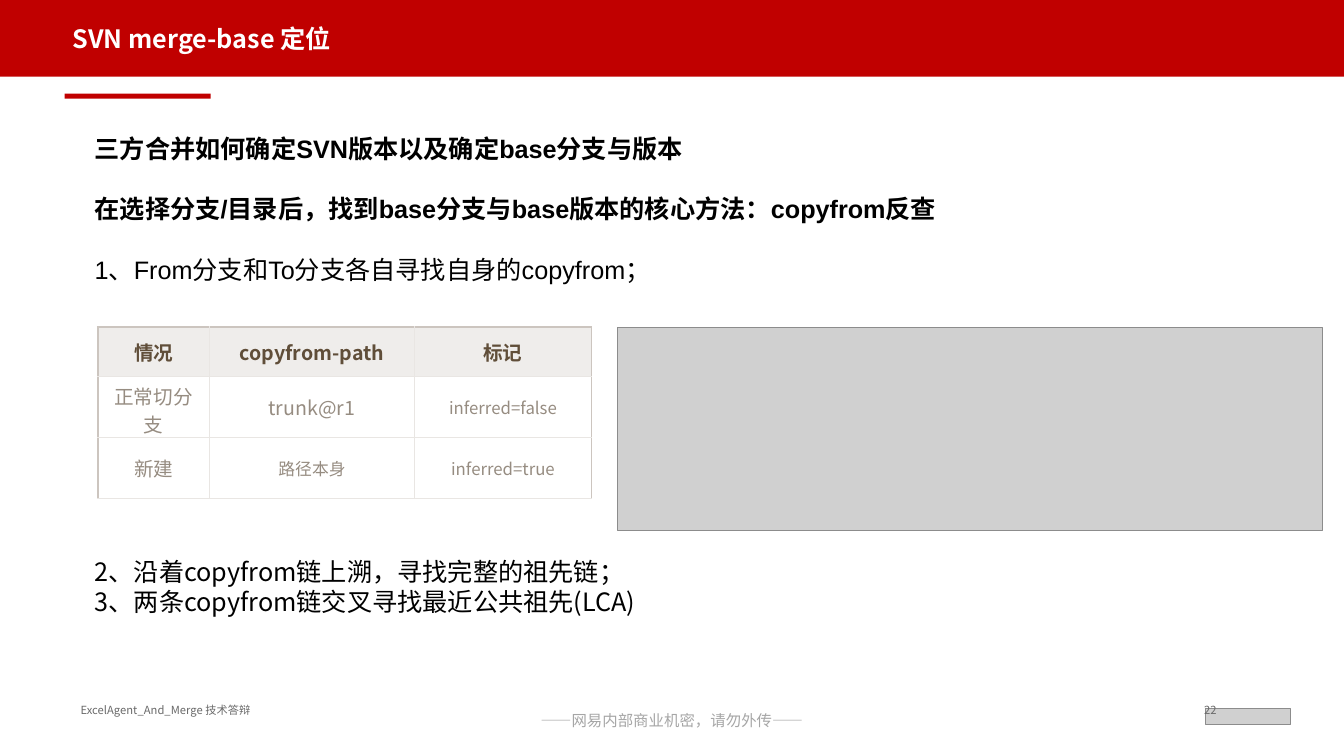
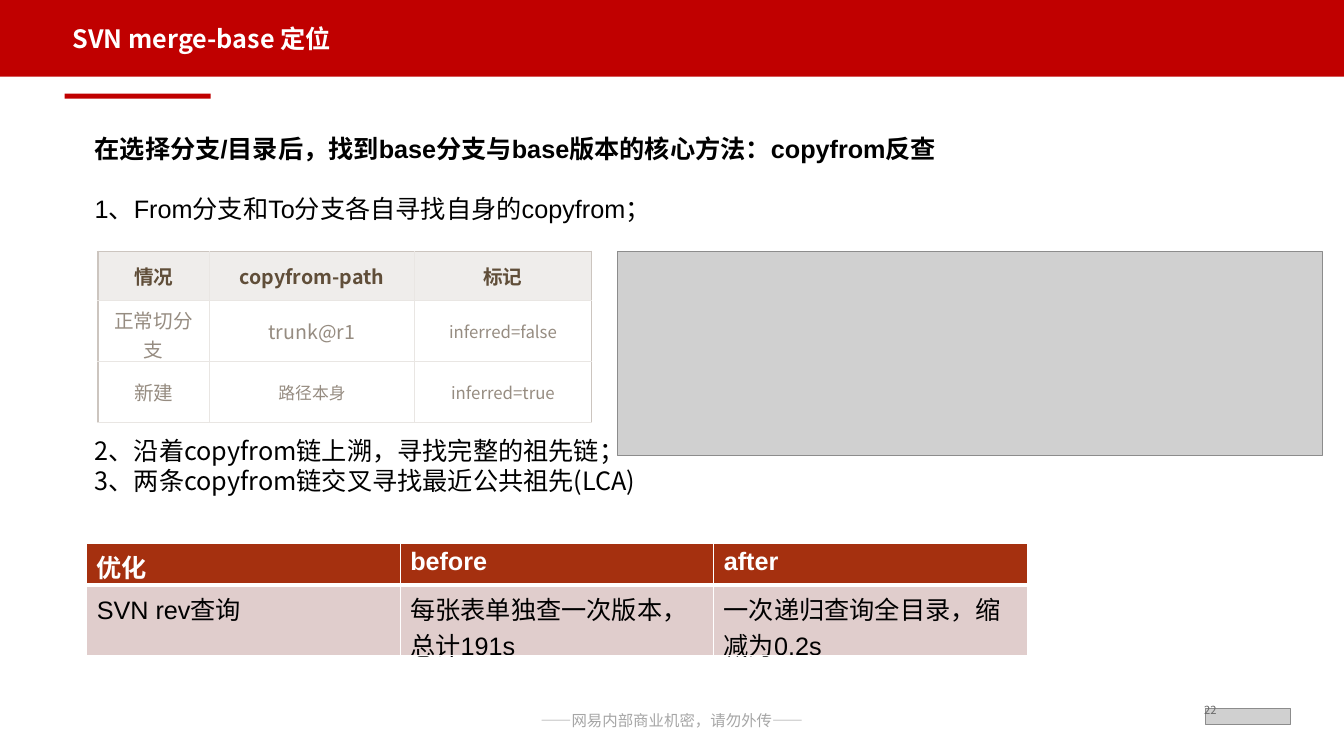
Before and after one commit to Rainwind57/ExcelAgent_And_Merge, a slide deck: slide 32 of 网易互娱通用PPT模板（含保密）_ExcelAgent答辩优化版.pptx (slide 24 before the commit). Drawn at 1344x756 pixels with LibreOffice and Linux fonts; fonts in the diff are those of the drawing; grey boxes stand for pictures. Boxes give left, top, right and bottom in pixels: in the first picture for what was removed or moved away, otherwise in the second. Text is boxed around its words. In the diff, an @@ line names an element or a change of style, - is before the commit and + after.

Commit message:
优化

```diff
--- a/网易互娱通用PPT模板（含保密）_ExcelAgent答辩优化版.pptx
+++ b/网易互娱通用PPT模板（含保密）_ExcelAgent答辩优化版.pptx
@@ text at (95, 136, 683, 161): paragraph removed @@
-三方合并如何确定SVN版本以及确定base分支与版本
@@ table: place and size @@
-table at (98, 328, 592, 499)
+table at (98, 251, 592, 422)
@@ picture: place and size @@
-picture at (618, 328, 1323, 531)
+picture at (618, 251, 1323, 455)
@@ table added at (87, 543, 1027, 665), 2 rows, 3 columns @@
+优化 | before | after
+SVN rev查询 | 每张表单独查一次版本，总计191s | 一次递归查询全目录，缩减为0.2s
@@ text removed at (81, 704, 250, 717) @@
-ExcelAgent_And_Merge 技术答辩
```
Also in this commit, not shown: 18 other slides changed, 9 slides added, 1 slide removed, 50 other files.
